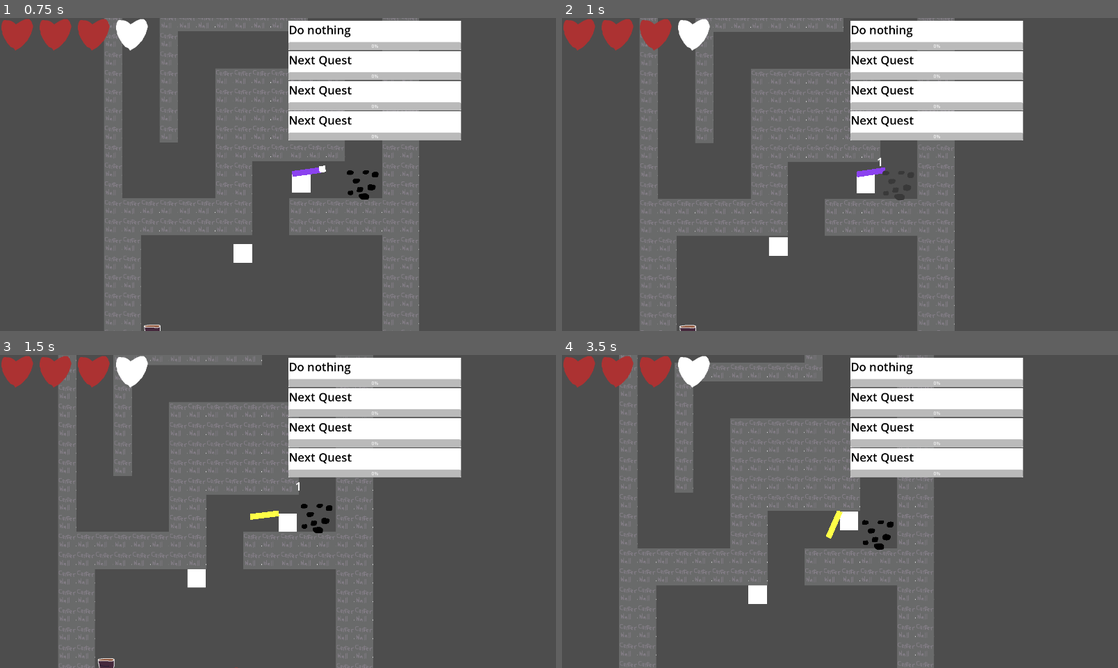
Above: before the commit, frames 1-4 (two rows, left to right).
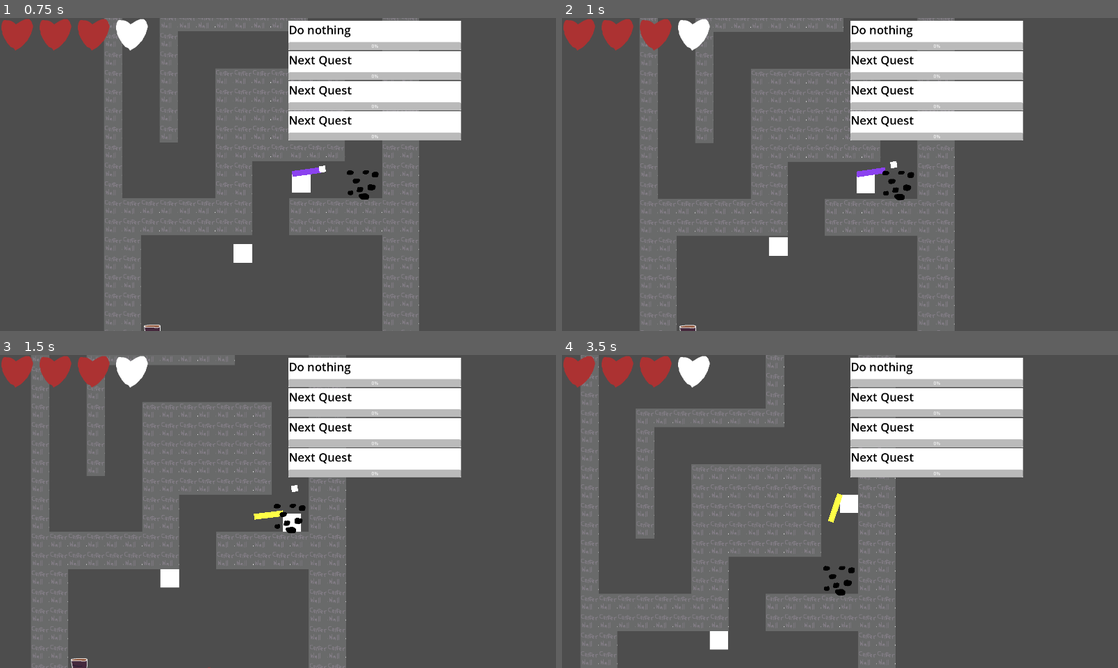
Above: after the commit, the same moments.

Repository: precup/LD51
Game: Godot game, scene res://root.tscn
Same seed, same stepped clock (60 frames per second), same inputs: the game is played once before the commit and once after it.
Inputs (mouse positions are in pixels of both pictures, inside the frame that each line leads up to):
- Up to frame 1 (0.75 s): move the mouse to (400, 158) at 0.52 s; hold D (right) from 0.53 s (still down); tap Mouse wheel up (change_gun) at 0.6 s; click (400, 158) at 0.67 s
- Up to frame 2 (1 s): keep holding D (right)
- Up to frame 3 (1.5 s): move the mouse to (166, 527) at 1.27 s; release D (right) at 1.28 s; hold S (down) from 1.28 s (still down); tap Mouse wheel up (change_gun) at 1.35 s
- Up to frame 4 (3.5 s): move the mouse to (895, 442) at 2.02 s; release S (down) at 2.03 s; hold D (right) 2.03-2.78 s; tap Mouse wheel up (change_gun) at 2.1, 2.85 s; move the mouse to (812, 574) at 2.77 s; hold W (up) from 2.78 s (still down); click (812, 574) at 2.92 s

Frame 1 is identical in both runs. In frame 2, 0.2% of the frame differs, in the area x 56-64%, y 44-59%; in frame 3, 21%; in frame 4, 34%, in the area x 3-67%, y 0-100%.

Commit message:
roughly finish up spike traps

Diff:
--- a/project.godot
+++ b/project.godot
@@ -45,6 +45,7 @@
 
 window/size/viewport_width=1920
 window/size/viewport_height=1080
+window/size/resizable=false
 window/stretch/mode="viewport"
 window/stretch/aspect="expand"
 
--- a/spike_trap.gd
+++ b/spike_trap.gd
@@ -1,6 +1,7 @@
-extends StaticBody2D
+extends Area2D
 
 var is_spiky = false
+var bodies_in_trap = []
 
 func _ready():
   $base_enemy._max_health = 4
@@ -11,26 +12,43 @@
   $graphic.visible = true
   $graphic_triggered.visible = false
 
+  var label: Label = $countdown
+  label.text = ""
   run_state_machine()
 
 func run_state_machine():
   while true:
+    is_spiky = false
+    update_graphics()
+
     for x in range(3):
-      $countdown.text = "%d" % x
+      # $countdown.text = "%d" % x
 
-      for tick in range(60):
+      for tick in range(120):
         await get_tree().process_frame
 
-    $countdown.visible = false
+    is_spiky = false
+    update_graphics()
 
     $graphic_triggered.visible = true
     $graphic.visible = false
 
-    for tick in range(60):
+    for tick in range(120):
       await get_tree().process_frame
 
+      for body in bodies_in_trap:
+        # TODO: Don't damage more than once per cycle
+        if body.has_method("damage"):
+          body.damage(1)
+
+func update_graphics():
+  $graphic_triggered.visible = is_spiky
+  $graphic.visible = not is_spiky
+  # $countdown.visible = not is_spiky
 
 
-func update_graphics():
-  $graphic_triggered.visible = true
-  $graphic.visible = false
+func _on_spike_trap_body_entered(body):
+  bodies_in_trap.append(body)
+
+func _on_spike_trap_body_exited(body):
+  bodies_in_trap.erase(body)
--- a/spike_trap.tscn
+++ b/spike_trap.tscn
@@ -1,54 +1,10 @@
 [gd_scene load_steps=9 format=3 uid="uid://c4serf2rxddc2"]
 
+[ext_resource type="Script" path="res://spike_trap.gd" id="1_1x5hy"]
 [ext_resource type="Script" path="res://base_enemy.gd" id="3_dlhy5"]
 [ext_resource type="Texture2D" uid="uid://crx52n1wj54cv" path="res://assets/spike_untriggered.png" id="3_nj45o"]
 [ext_resource type="Texture2D" uid="uid://cd07ix57jxcy8" path="res://assets/spike_triggered.png" id="4_d530a"]
 [ext_resource type="PackedScene" uid="uid://k3xhl0u2v0og" path="res://health_bar.tscn" id="4_t6uql"]
-
-[sub_resource type="GDScript" id="GDScript_s5ku2"]
-script/source = "extends StaticBody2D
-
-var is_spiky = false
-
-func _ready():
-  $base_enemy._max_health = 4
-  $base_enemy._health = 4
-  $base_enemy._item_drop_type = \"trash\"
-
-  $health_bar.visible = false
-  $graphic.visible = true
-  $graphic_triggered.visible = false
-
-  var cd: Label = $countdown
-  cd.text = \"\"
-  run_state_machine()
-
-func run_state_machine():
-  while true:
-    is_spiky = false
-    update_graphics()
-
-    for x in range(3):
-      # $countdown.text = \"%d\" % x
-
-      for tick in range(120):
-        await get_tree().process_frame
-
-    is_spiky = false
-    update_graphics()
-
-    $graphic_triggered.visible = true
-    $graphic.visible = false
-
-    for tick in range(120):
-      await get_tree().process_frame
-
-
-func update_graphics():
-  $graphic_triggered.visible = is_spiky
-  $graphic.visible = not is_spiky
-  # $countdown.visible = not is_spiky
-"
 
 [sub_resource type="Shader" id="Shader_0m0ln"]
 code = "shader_type canvas_item;
@@ -67,11 +23,11 @@
 shader_parameter/solid_color = Color(0, 0, 0, 0)
 
 [sub_resource type="RectangleShape2D" id="RectangleShape2D_gjycc"]
-size = Vector2(58, 62)
+size = Vector2(123, 128)
 
-[node name="spike_trap" type="StaticBody2D" groups=["destructible"]]
+[node name="spike_trap" type="Area2D" groups=["destructible"]]
 collision_layer = 48
-script = SubResource("GDScript_s5ku2")
+script = ExtResource("1_1x5hy")
 
 [node name="base_enemy" type="Node2D" parent="."]
 script = ExtResource("3_dlhy5")
@@ -87,8 +43,7 @@
 texture = ExtResource("4_d530a")
 
 [node name="shape" type="CollisionShape2D" parent="."]
-visible = false
-position = Vector2(29, 32)
+position = Vector2(61.5, 65)
 shape = SubResource("RectangleShape2D_gjycc")
 
 [node name="health_bar" parent="." instance=ExtResource("4_t6uql")]
@@ -100,3 +55,6 @@
 offset_bottom = -8.0
 theme_override_font_sizes/font_size = 48
 text = "3"
+
+[connection signal="body_entered" from="." to="." method="_on_spike_trap_body_entered"]
+[connection signal="body_exited" from="." to="." method="_on_spike_trap_body_exited"]
